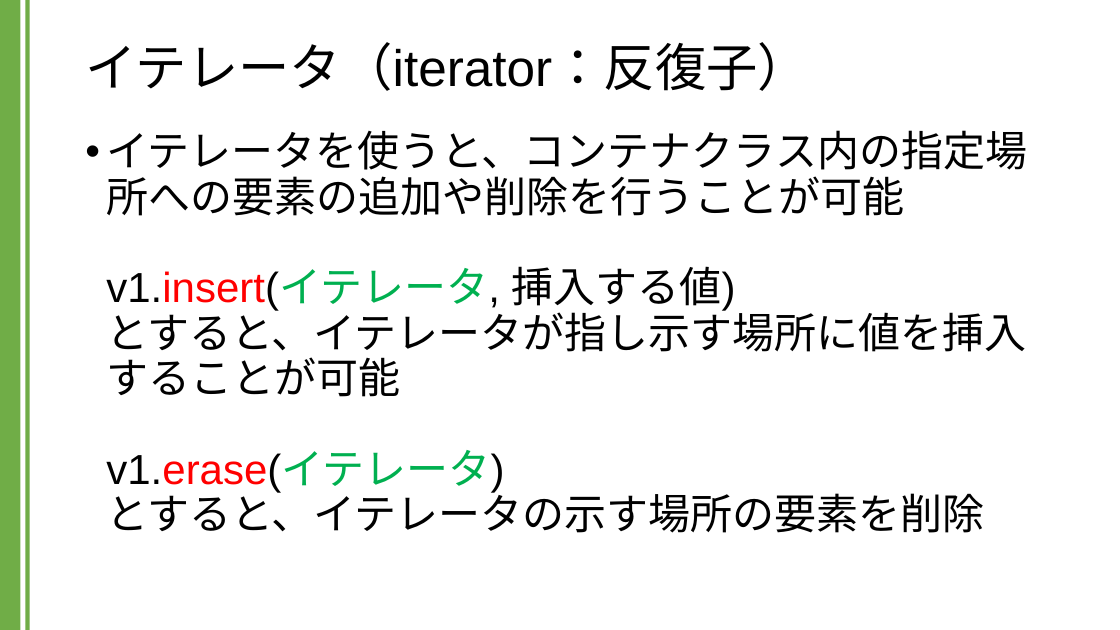
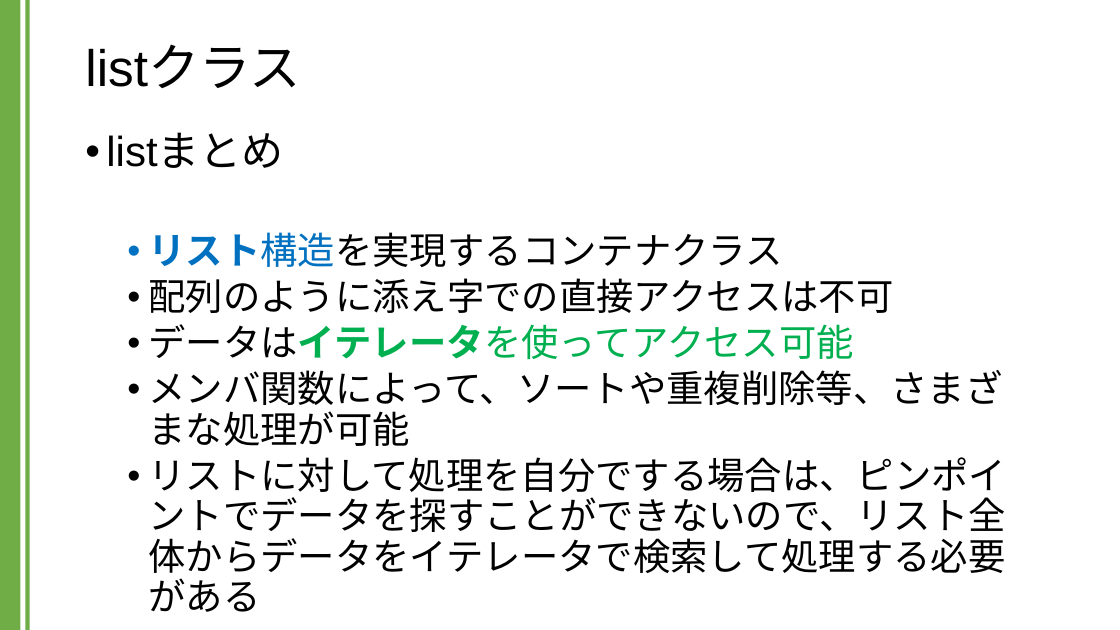
Before and after one commit to kic-murata/cpp2024, a slide deck: slide 14 of 授業資料/講義資料：Listクラス.pptx (slide 15 before the commit). Drawn at 1120x630 pixels with LibreOffice and Linux fonts; fonts in the diff are those of the drawing. Boxes give left, top, right and bottom in pixels: in the first picture for what was removed or moved away, otherwise in the second. Text is boxed around its words. In the diff, an @@ line names an element or a change of style, - is before the commit and + after.

```diff
--- a/授業資料/講義資料：Listクラス.pptx
+++ b/授業資料/講義資料：Listクラス.pptx
@@ title at [85, 45, 301, 88]: text changed @@
-イテレータ（iterator：反復子）
+listクラス
@@ text at [106, 133, 1006, 580]: text changed; size 36 to 32 pt @@
-• イテレータを使うと、コンテナクラス内の指定場所への要素の追加や削除を行うことが可能
-  v1.insert(イテレータ, 挿入する値)
-  とすると、イテレータが指し示す場所に値を挿入することが可能
-  v1.erase(イテレータ)
-  とすると、イテレータの示す場所の要素を削除
+• listまとめ
+  • リスト構造を実現するコンテナクラス
+  • 配列のように添え字での直接アクセスは不可
+  • データはイテレータを使ってアクセス可能
+  • メンバ関数によって、ソートや重複削除等、さまざまな処理が可能
+  • リストに対して処理を自分でする場合は、ピンポイントでデータを探すことができないので、リスト全体からデータをイテレータで検索して処理する必要がある
```
Also in this commit, not shown: 1 other slide changed, 9 slides added, 17 slides removed, 1 other file.
